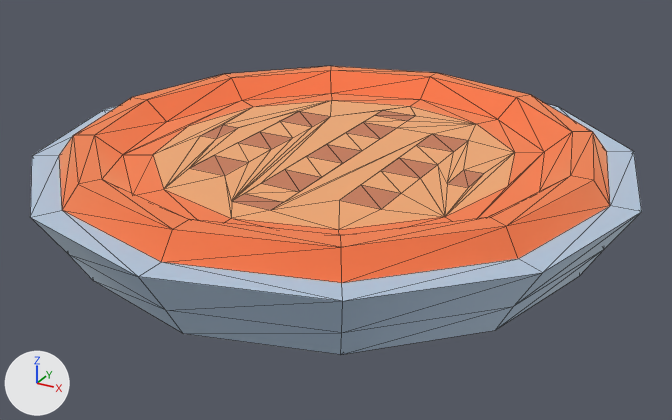
The glTF model public/assets/models/food/pie.GLB: old version first, new version second.
Rendered twice from a 50 mm lens placed at (0.67, -1.213, 0.626), pointed at (0.012, -0.017, 0.028). The lights are fixed; the arrows at lower left show +X, +Y and +Z. Mesh edges are drawn as thin lines.

In view in the first picture: 'pie'.
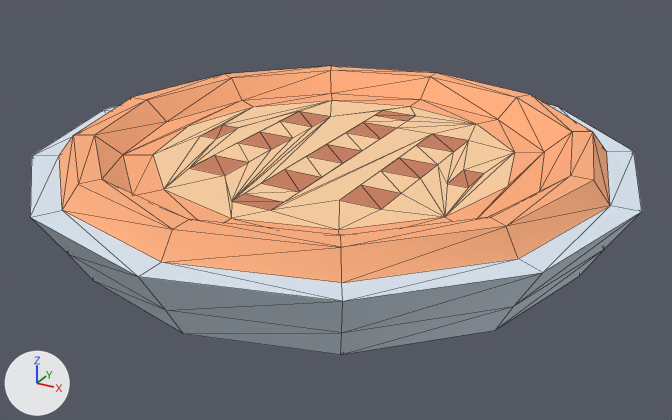
The newer file is also turned or shifted as a whole; pictures and numbers use the older file's frame.

Where the change shows, as pixel boxes (x1, y1, x2, y2) in the pictures (672 x 420 px):
'pie', recoloured (orange to beige)
    both: (30, 66, 642, 355)

The edits, one by one:
Material 'brownLight.236' (mat_brownlight_236) is new.
Its base color is (0.979, 0.643, 0.367) (beige #fdd2a3).
Its roughness is 1.0.
Material 'greyLight.064' (mat_greylight_064) is new.
Its base color is (0.68, 0.791, 0.896) (white #d7e6f3).
Its roughness is 1.0.
Material 'brown.175' (mat_brown_175) is new.
Its base color is (1.0, 0.43, 0.21) (orange #ffaf7e).
Its roughness is 1.0.
me_mesh_pie_001 has 148 vertices, 292 faces and spans x -0.475..0.475, y -0.475..0.475, z 0.0..0.15.
me_mesh_pie_001 no longer uses material mat_greylight_046 (white #d7e6f3).
me_mesh_pie_001 no longer uses material mat_brown_124 (orange #ffaf7e).
me_mesh_pie_001 no longer uses material mat_brownlight_166 (beige #fdd2a3).
me_mesh_pie_001 now uses material mat_greylight_064 (white #d7e6f3).
me_mesh_pie_001 now uses material mat_brown_175 (orange #ffaf7e).
me_mesh_pie_001 now uses material mat_brownlight_236 (beige #fdd2a3).
